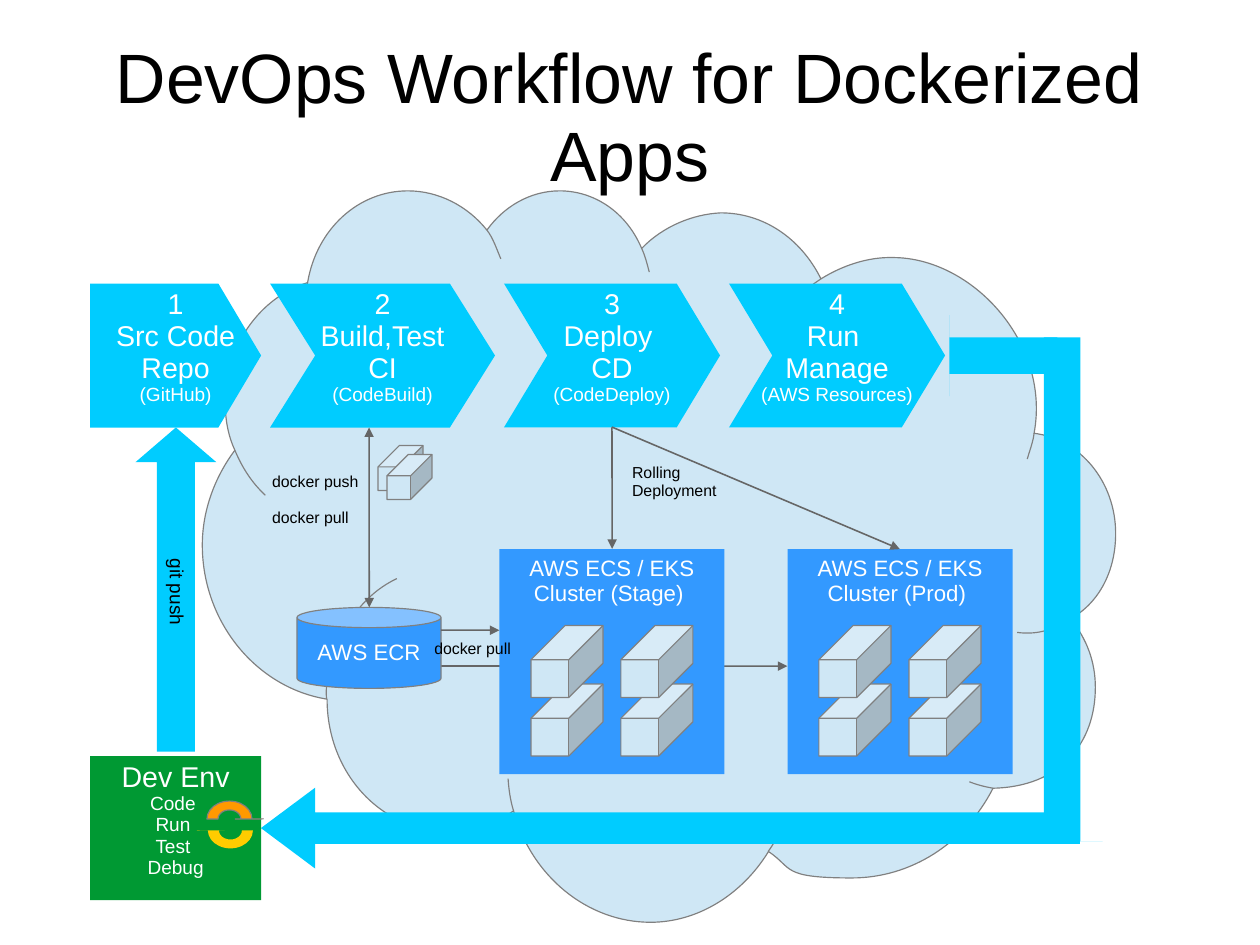
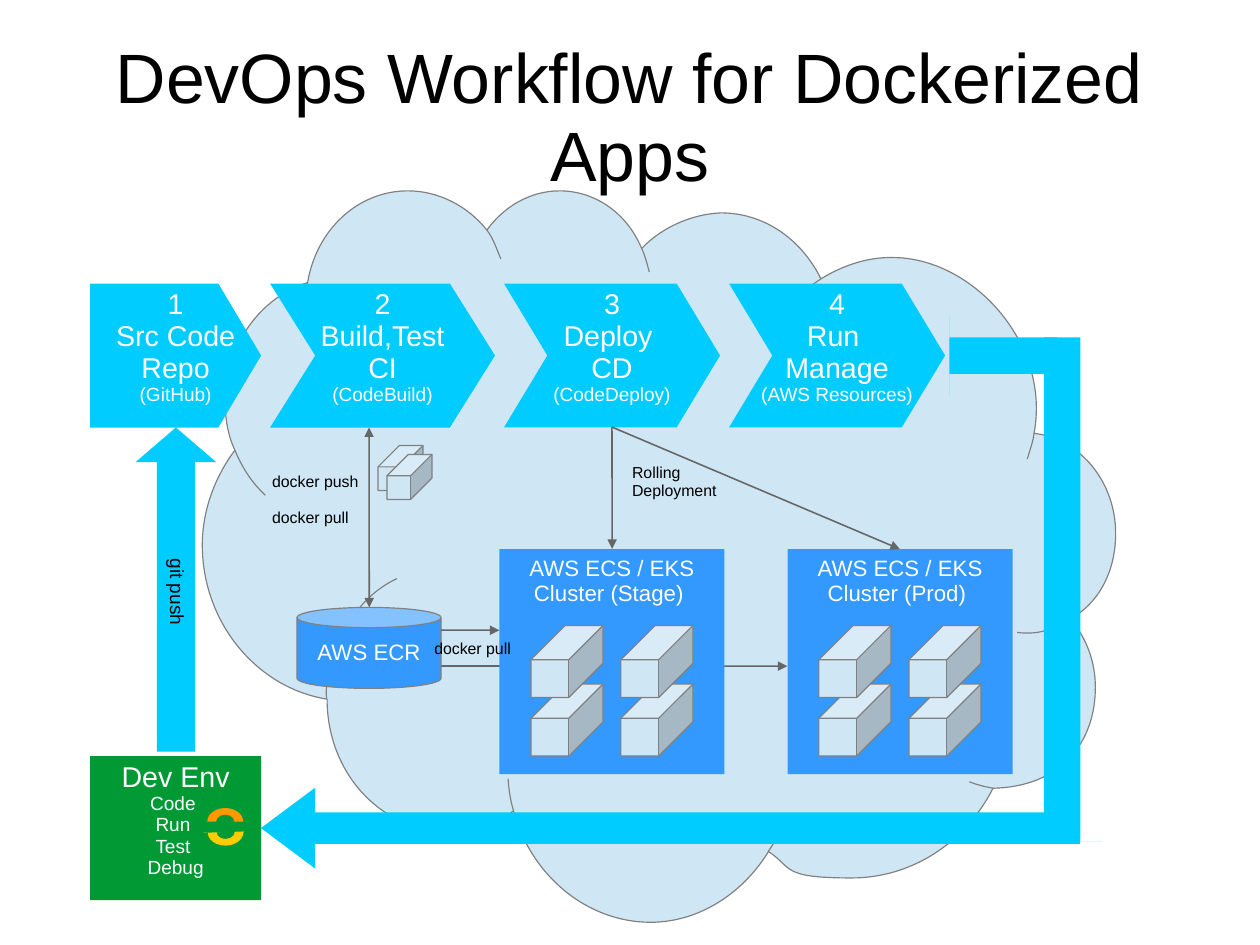
Before and after one commit to silverdonkey/niko-consulting-website, a slide deck: slide 9 of content/en/blog/journey-to-cloud/Untitled 1.ppt. Drawn at 1260x945 pixels with LibreOffice and Linux fonts; fonts in the diff are those of the drawing. Boxes give left, top, right and bottom in pixels: in the first picture for what was removed or moved away, otherwise in the second. Text is boxed around its words. In the diff, an @@ line names an element or a change of style, - is before the commit and + after.

```diff
--- a/content/en/blog/journey-to-cloud/Untitled 1.ppt
+++ b/content/en/blog/journey-to-cloud/Untitled 1.ppt
@@ freeform shape at [207,808,242,836]: fill #FFCC00 to #FF9900; rotation 180 to 0 degrees; outline redrawn @@
@@ freeform shape at [208,818,244,847]: fill #FF9900 to #FFCC00; outline #808080 0.74 pt to none; rotation 0 to 178 degrees; outline redrawn @@
```
Also in this commit, not shown: 3 other slides changed, 1 other file.
